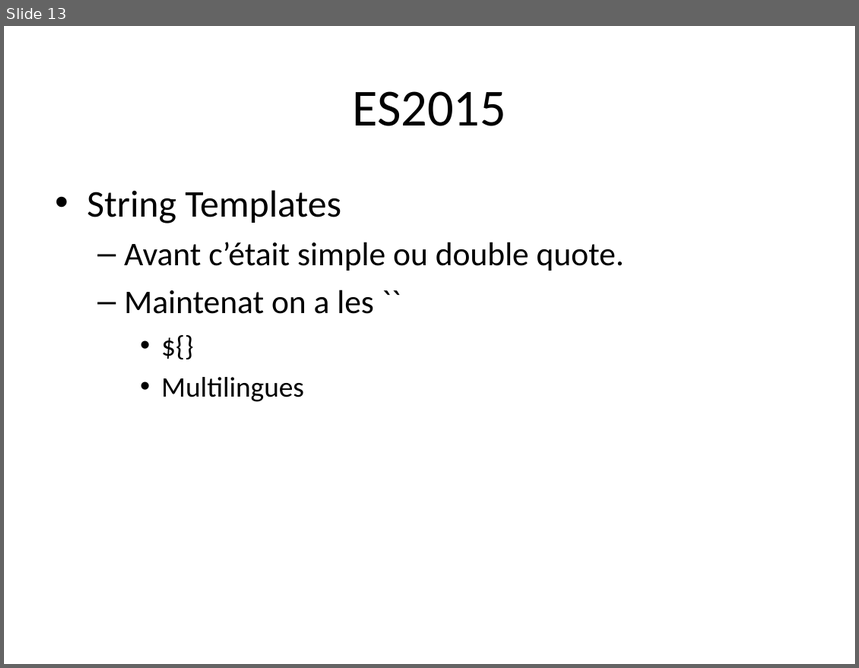
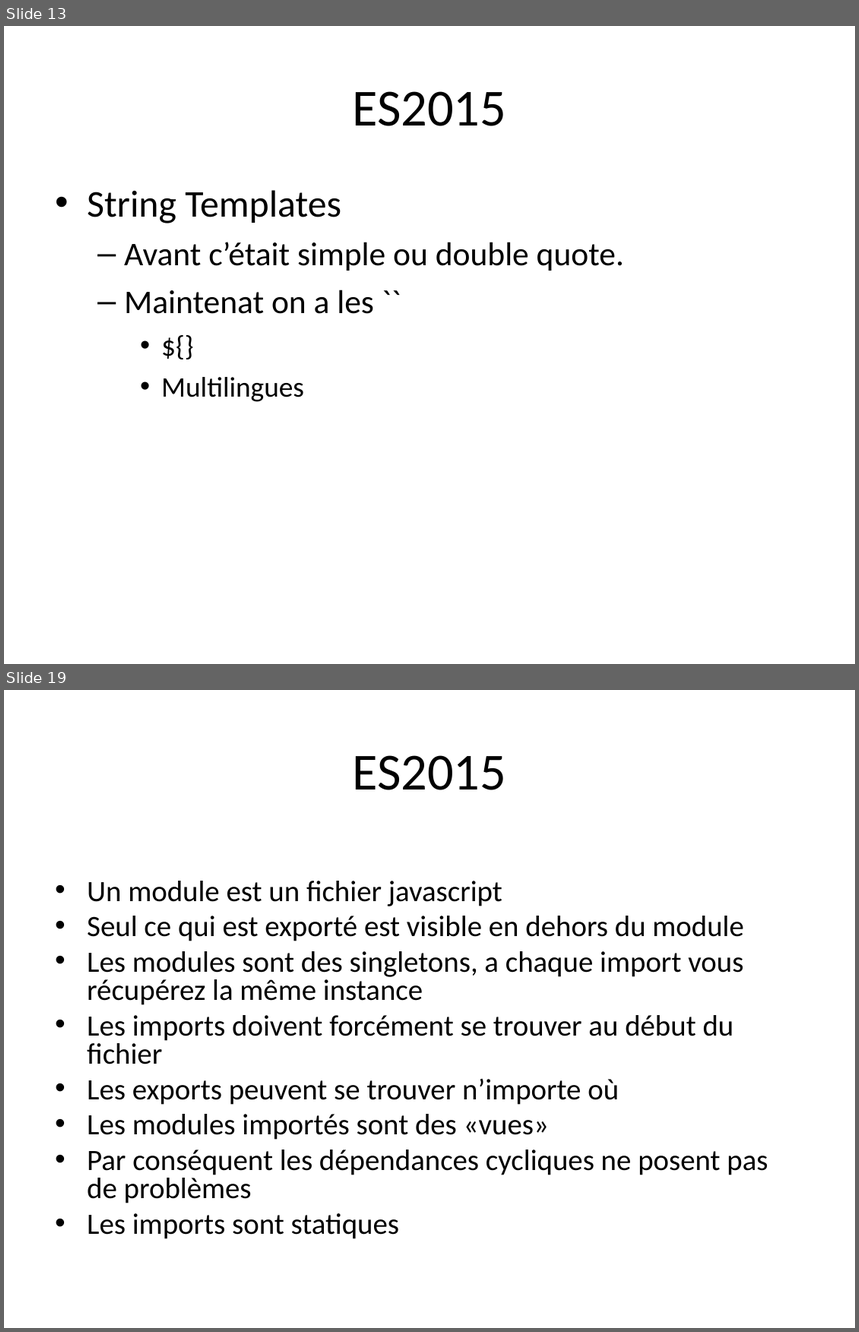
Before and after one commit to mehdizyane/formation_es2015, a slide deck: ES2015.odp. Shown one above the other, each under a label of ours: slide 13 before the commit, slides 13 and 19 after it; the slides between them are not shown. The pictures are 859x668 and 859x1332 pixels, drawn with LibreOffice and Linux fonts; fonts in the diff are those of the drawing. Boxes give left, top, right and bottom in pixels: in the first picture for what was removed or moved away, otherwise in the second. Text is boxed around its words. In the diff, an @@ line names an element or a change of style, - is before the commit and + after.

```diff
--- a/ES2015.odp
+++ b/ES2015.odp
@@ slide 19 added at <box>4,690,855,1328</box>, background #FFFFFF @@
@@ title added at <box>352,755,506,790</box>, 44 pt, text #000000 @@
+ES2015
@@ text added at <box>87,881,768,1239</box>, 25 pt, text #000000 @@
+• Un module est un fichier javascript
+• Seul ce qui est exporté est visible en dehors du module
+• Les modules sont des singletons, a chaque import vous récupérez la même instance
+• Les imports doivent forcément se trouver au début du fichier
+• Les exports peuvent se trouver n’importe où
+• Les modules importés sont des «vues»
+• Par conséquent les dépendances cycliques ne posent pas de problèmes
+• Les imports sont statiques
```
Also in this commit, not shown: 9 other slides added, 14 other files.
